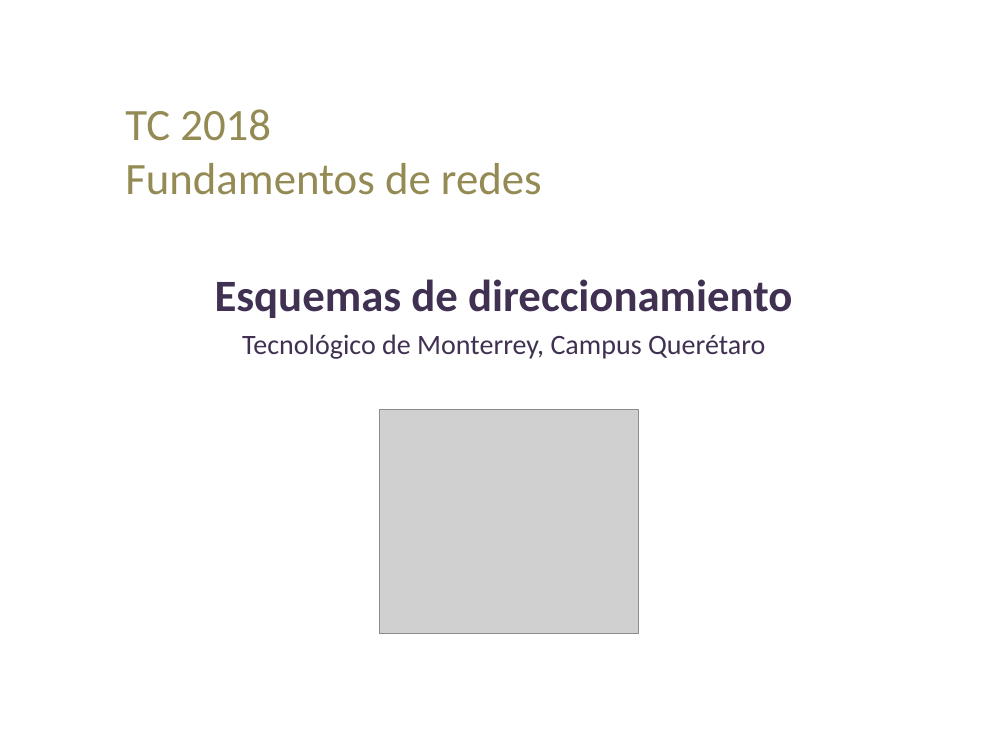
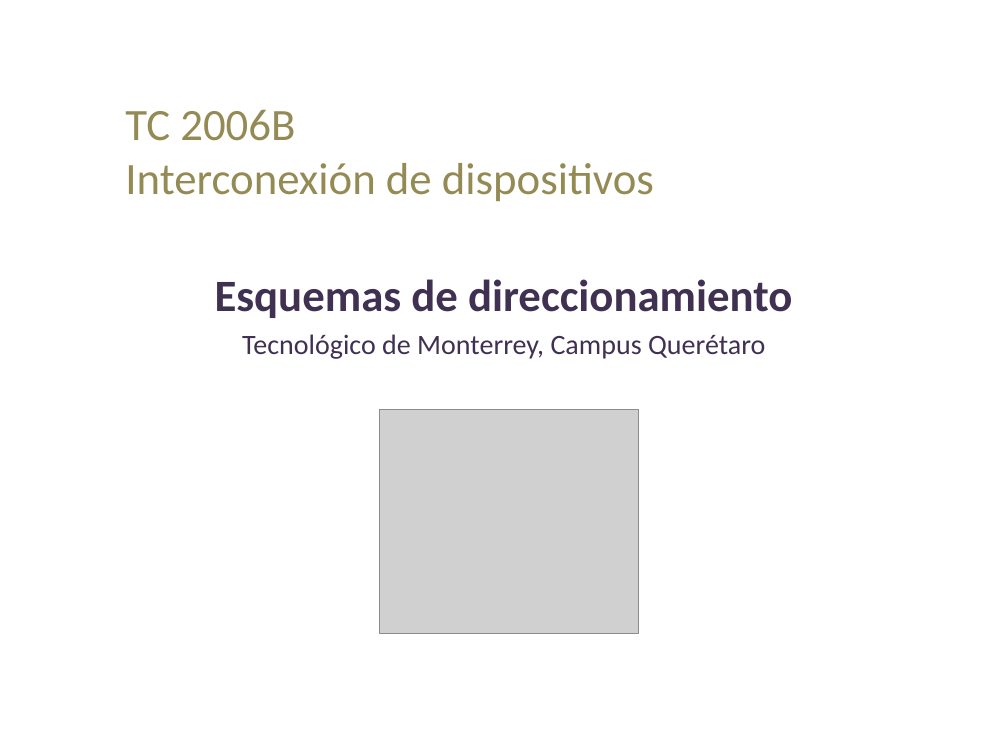
Before and after one commit to lizetheP/Redes1, a slide deck: slide 1 of CalendarioAgo21/Presentaciones/5_Direccionamiento.pptx. Drawn at 1008x756 pixels with LibreOffice and Linux fonts; fonts in the diff are those of the drawing; grey boxes stand for pictures. Boxes give left, top, right and bottom in pixels: in the first picture for what was removed or moved away, otherwise in the second. Text is boxed around its words. In the diff, an @@ line names an element or a change of style, - is before the commit and + after.

```diff
--- a/CalendarioAgo21/Presentaciones/5_Direccionamiento.pptx
+++ b/CalendarioAgo21/Presentaciones/5_Direccionamiento.pptx
@@ title at [125,109,654,201]: text changed @@
-TC 2018
-Fundamentos de redes
+TC 2006B
+Interconexión de dispositivos
```
Also in this commit, not shown: 3 other files.
